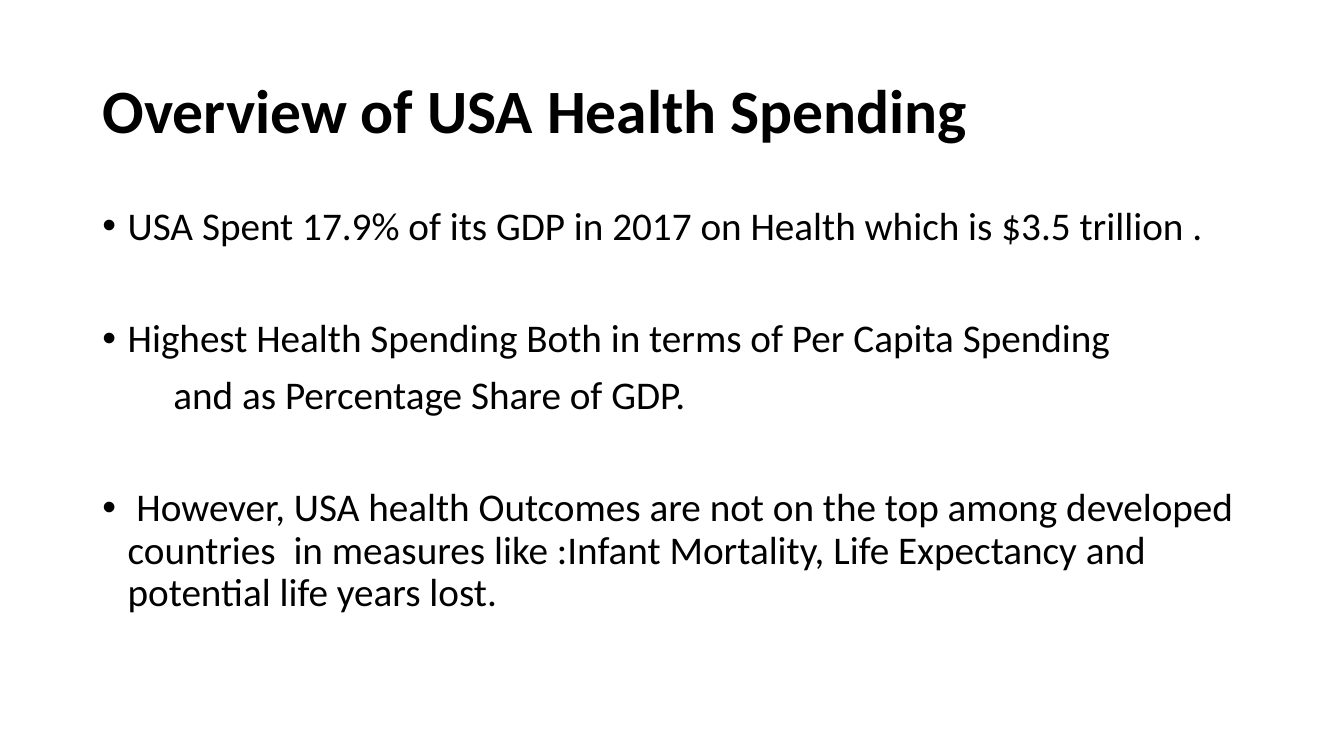
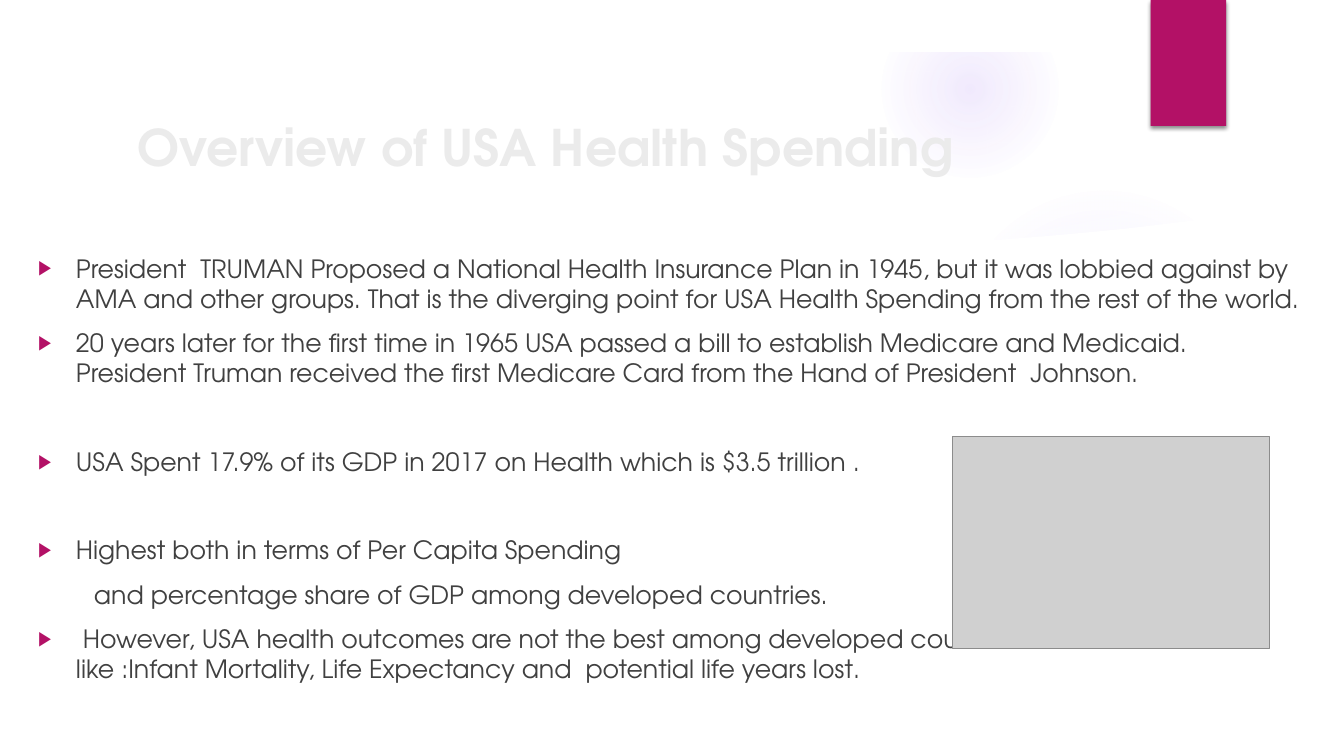
Before and after one commit to asidamo/Health-Spending-and-Outcomes, a slide deck: slide 2 of Mid Stone Presentation.pptx. Drawn at 1344x756 pixels with LibreOffice and Linux fonts; fonts in the diff are those of the drawing; grey boxes stand for pictures; background and template pictures are left out. Boxes give left, top, right and bottom in pixels: in the first picture for what was removed or moved away, otherwise in the second. Text is boxed around its words. In the diff, an @@ line names an element or a change of style, - is before the commit and + after.

```diff
--- a/Mid Stone Presentation.pptx
+++ b/Mid Stone Presentation.pptx
@@ group added at (0,0,1344,756): 5 ellipses, 3 freeform shapes @@
@@ rectangle added at (1150,0,1226,126), fill #B31166 @@
@@ title "Overview of USA Health Spending": place and size @@
-title "Overview of USA Health Spending" at (102,89,967,144)
+title "Overview of USA Health Spending" at (127,107,1093,185)
@@ title "Overview of USA Health Spending" at (127,107,1093,185): size 44 to 36 pt, font Calibri to TeX Gyre Adventor, text colour #000000 to #EBEBEB; line spacing 0.9 to 1 @@
@@ text "President TRUMAN Proposed a National ...": place and size @@
-text "President TRUMAN Proposed a National ..." at (128,212,1233,613)
+text "President TRUMAN Proposed a National ..." at (76,259,1299,683)
@@ text at (76,259,1299,383): paragraphs added @@
+▶ President TRUMAN Proposed a National Health Insurance Plan in 1945, but it was lobbied against by AMA and other groups. That is the diverging point for USA Health Spending from the rest of the world.
+▶ 20 years later for the first time in 1965 USA passed a bill to establish Medicare and Medicaid. President Truman received the first Medicare Card from the Hand of President Johnson.
@@ picture added at (953,437,1270,649) @@
@@ text at (76,450,846,476): size 28 to 18 pt, font Calibri to TeX Gyre Adventor, text colour #000000 to #404040 in "USA Spent 17.9% of its GDP in ..."; bullet • to ▶; line spacing 0.9 to 1 @@
@@ text at (76,540,1178,683): text changed; size 28 to 18 pt; font Calibri to TeX Gyre Adventor; text colour #000000 to #404040 @@
-• Highest Health Spending Both in terms of Per Capita Spending
-and as Percentage Share of GDP.
-• However, USA health Outcomes are not on the top among developed countries in measures like :Infant Mortality, Life Expectancy and potential life years lost.
+▶ Highest both in terms of Per Capita Spending
+and percentage share of GDP among developed countries.
+▶ However, USA health outcomes are not the best among developed countries in measures like :Infant Mortality, Life Expectancy and potential life years lost.
```
Also in this commit, not shown: 4 other slides changed, 10 other files.
